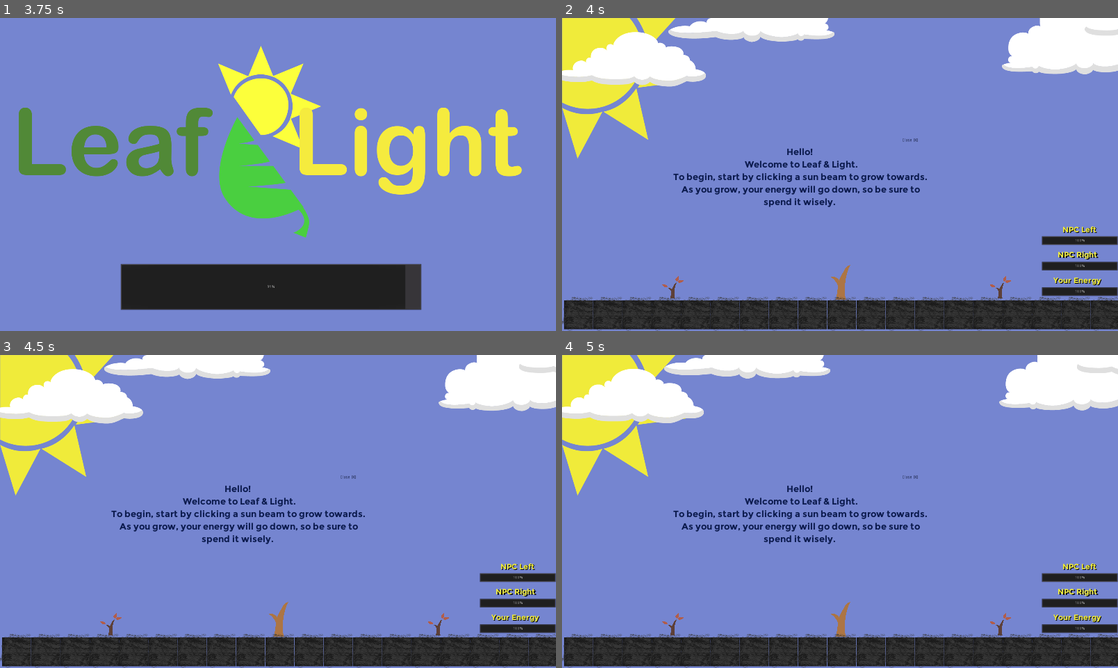
Above: before the commit, frames 1-4 (two rows, left to right).
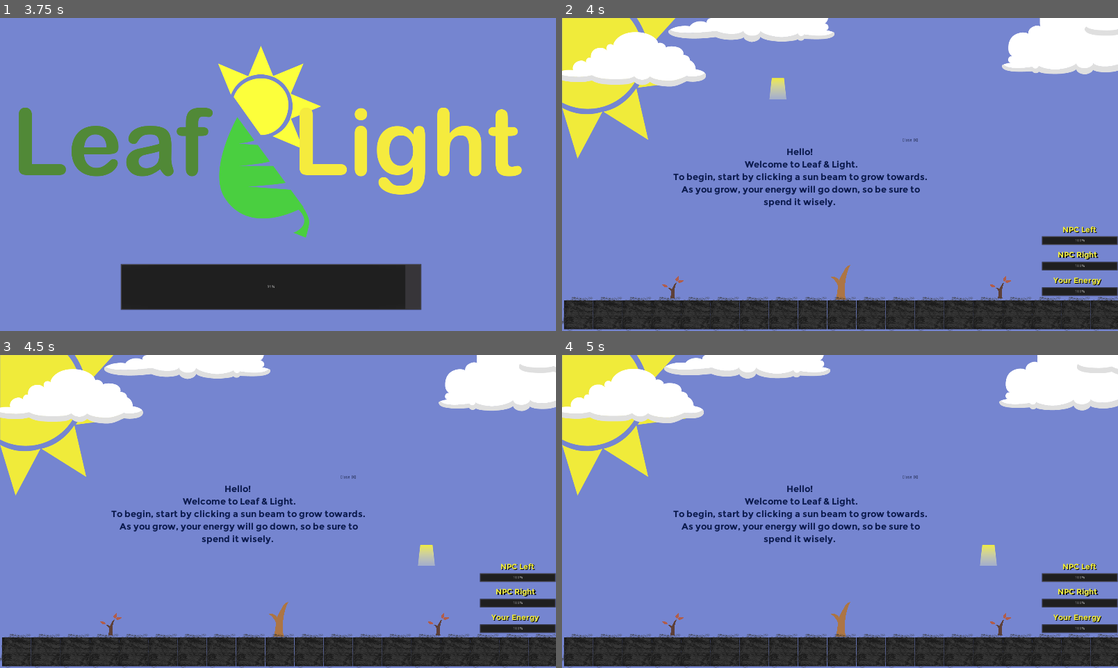
Above: after the commit, the same moments.

Repository: ibryanUW/leaf_light
Game: Godot game, scene res://main_menu/menu_screen.tscn
The game is run twice, just before and just after one commit, with the same random seed, the same clock (stepped at 60 frames per second) and the same inputs.
Inputs (mouse positions are in pixels of both pictures, inside the frame that each line leads up to):
- Up to frame 1 (3.75 s): click (77, 130) at 0.5 s; move the mouse to (400, 158) at 1.27 s; press the mouse at (400, 158) at 1.28 s; move the mouse to (166, 190) at 2.02 s; release the mouse at (166, 190) at 2.03 s; click (166, 190) at 2.1 s; move the mouse to (333, 105) at 2.77 s; press the mouse at (333, 105) at 2.78 s; move the mouse to (250, 237) at 3.52 s; release the mouse at (250, 237) at 3.53 s; click (250, 237) at 3.6 s
- Up to frame 2 (4 s): no input
- Up to frame 3 (4.5 s): move the mouse to (444, 558) at 4.27 s; press the mouse at (444, 558) at 4.28 s
- Up to frame 4 (5 s): no input

Frame 1 is identical in both runs. In frame 2, 0.2% of the frame differs, in the area x 37-41%, y 19-26%; in frame 3, 0.2%; in frame 4, 0.2%.
Error before the commit: Parse Error: Indented block expected after declaration of "get_sun_gen_coords" function. (res://Scenes/main_game/NewGameScene.gd:52)

Commit message:
Corrected Angle Calculations
Adjusted the angle calculation functions to take into account that Godot uses a more dynamic formula for calculating radians on the fly. The engine actually draws a 'ghost' triangle to complete the shape of a triangle that has the two Vectors at specified locations. 

Just had to subtract 90 from the degree value after having the `abs()` global function called on that.

Diff:
--- a/Scenes/main_game/NewGameScene.gd
+++ b/Scenes/main_game/NewGameScene.gd
@@ -12,6 +12,7 @@
 
 func _ready():
 	print("Entering new game")
+	new_game_screen.add_child(sun_gen)
 
 # Takes in an *event* parameter that is a global variable in GDScript
 # and is defined by the parameter provided to the `is_action_pressed()` function.
@@ -19,10 +20,6 @@
 # calls to the NPC's for their moves to be made.
 func _input(event):
 	if(event.is_action_pressed('click')):
-		# Get distance and angle information
-		var sun_collision_box = sun_gen.get_child(1).get_global_position()
-		var angle_to_sun_spot = main_player.get_position().angle_to(sun_collision_box)
-		print(angle_to_sun_spot)
 		if(sun_gen != null):
 			# Release current sunbeam object from memory and
 			# create a new one which gets new property data.
@@ -30,7 +27,11 @@
 			sun_gen = SunlightTileGenerator.new()
 			new_game_screen.add_child(sun_gen)
 
-
+			# Get distance and angle information
+			var sun = sun_gen.get_child(0).get_global_position()
+			var angle_to_sun_spot = abs(rad2deg(main_player.get_position().angle_to_point(sun)))
+			print(angle_to_sun_spot-90)
+			print(sun)
 
 func player_collision_info():
 	print("rectangle coords of player sprite ", $"PlayerCharacter/Player".get_rect())
@@ -38,9 +39,9 @@
 	print($"PlayerCharacter/Player".get_texture().get_size())
 	print($"PlayerCharacter/PlayerCollisionBox".get_shape().get_extents().round())
 	print($"PlayerCharacter".get_position())
-	get_sun_gen_coords()
+#	get_sun_gen_coords()
 
-func get_sun_gen_coords():
+#func get_sun_gen_coords():
 #	var sun_collision_box = sun_gen.get_child(1).get_global_position()
 #	print(sun_collision_box)
 #	print(sun_gen.get_child(1).get_shape().get_extents())
--- a/Scenes/main_game/NewGameScene.tscn
+++ b/Scenes/main_game/NewGameScene.tscn
@@ -367,4 +367,7 @@
 margin_right = 859.0
 margin_bottom = 5.0
 text = "Close [X]"
+__meta__ = {
+"_edit_use_anchors_": false
+}
 [connection signal="pressed" from="Game_Start_Info_Label/CloseInfoLabel" to="." method="_on_CloseInfoLabel_pressed"]
--- a/Scenes/main_game/main_player.gd
+++ b/Scenes/main_game/main_player.gd
@@ -7,6 +7,10 @@
 onready var branch_collision_shape = CollisionShape2D.new()
 
 var turn_count = 0
+
+func make_move(current_angle):
+	if(current_angle >= 0):
+		pass
 
 func make_move_right():
 	print("moving right")
